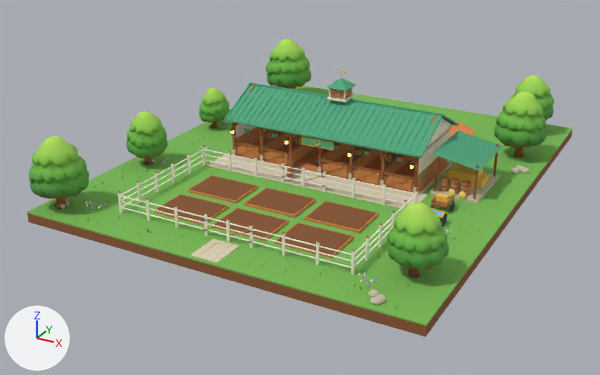
The glTF model assets/models/ranch/Ranch.glb, before and after one commit.
One viewpoint serves both versions: a camera (50 mm lens) standing at (31.4, -56.9, 28.7) and looking at (-2.3, 4.2, -1.9). The lights are fixed; the arrows at lower left show +X, +Y and +Z. The picture after the commit comes second. Where no turn or scale is listed for an object, it has been applied to the vertices.

The first picture shows 'BARN • Oiled oak', 'BARN • Roof flashing', 'BARN • Sage standing seam roof.001', 'FIELD • Limewashed timber', 'GROUND • earth', 'GROUND • turf', 'TREES • round 2', 'TREES • round 3', 'TREES • round 4', 'TREES • round 5', 'TREES • round 6', 'TREES • round 7' and 58 more.
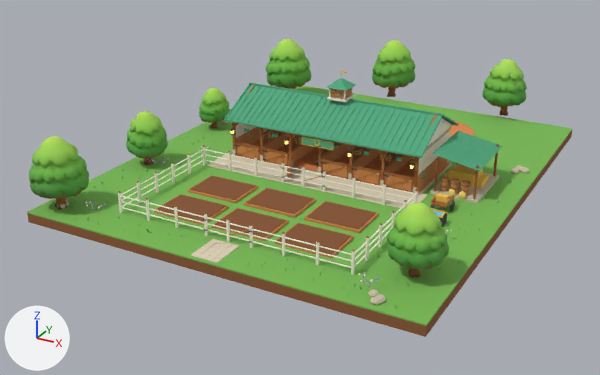
Changed parts and their boxes (x1, y1, x2, y2) in the pictures (600 x 375 px):
'TREES • round 4', moved, rescaled (17% narrower, 15% shorter): before (494, 91, 547, 158); after (483, 59, 527, 116)
'TREES • round 6', moved, rescaled: before (511, 75, 554, 121); after (372, 40, 416, 97)

The change in detail:
Object 'TREES • round 4' (ob_trees___round_4) moves from (14.2, 16.6, 0.0368) to (9.5, 27.8, 0.0369).
Object 'TREES • round 4' (ob_trees___round_4) is rescaled from (6.21, 6.21, 6.21) to (6.01, 6.01, 6.01).
Object 'TREES • round 6' (ob_trees___round_6) moves from (13.2, 24.0, 0.037) to (-3.5, 28.4, 0.0367).
Object 'TREES • round 6' (ob_trees___round_6) is rescaled from (5.81, 5.81, 5.81) to (6.41, 6.41, 6.41).
